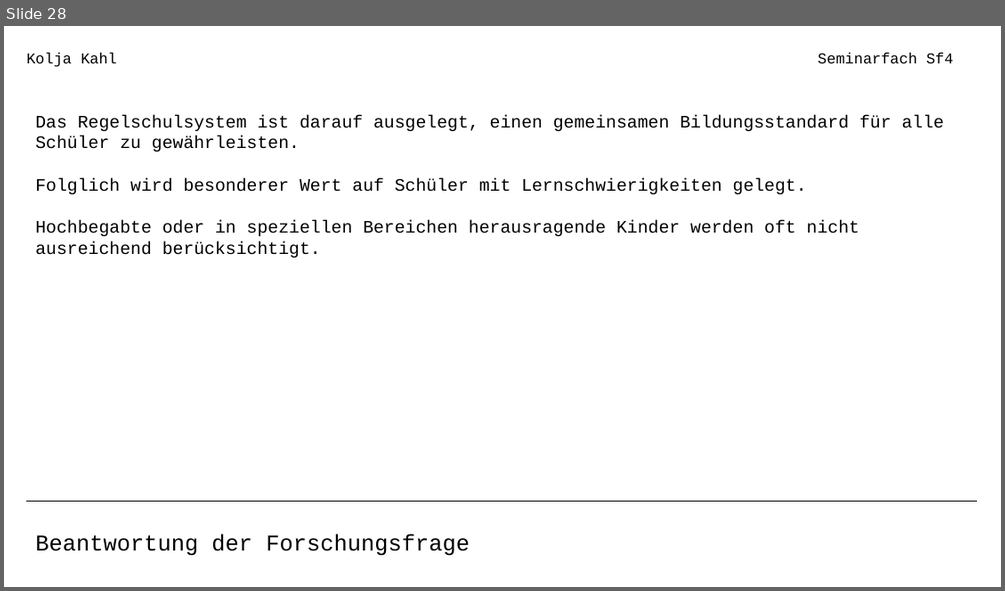
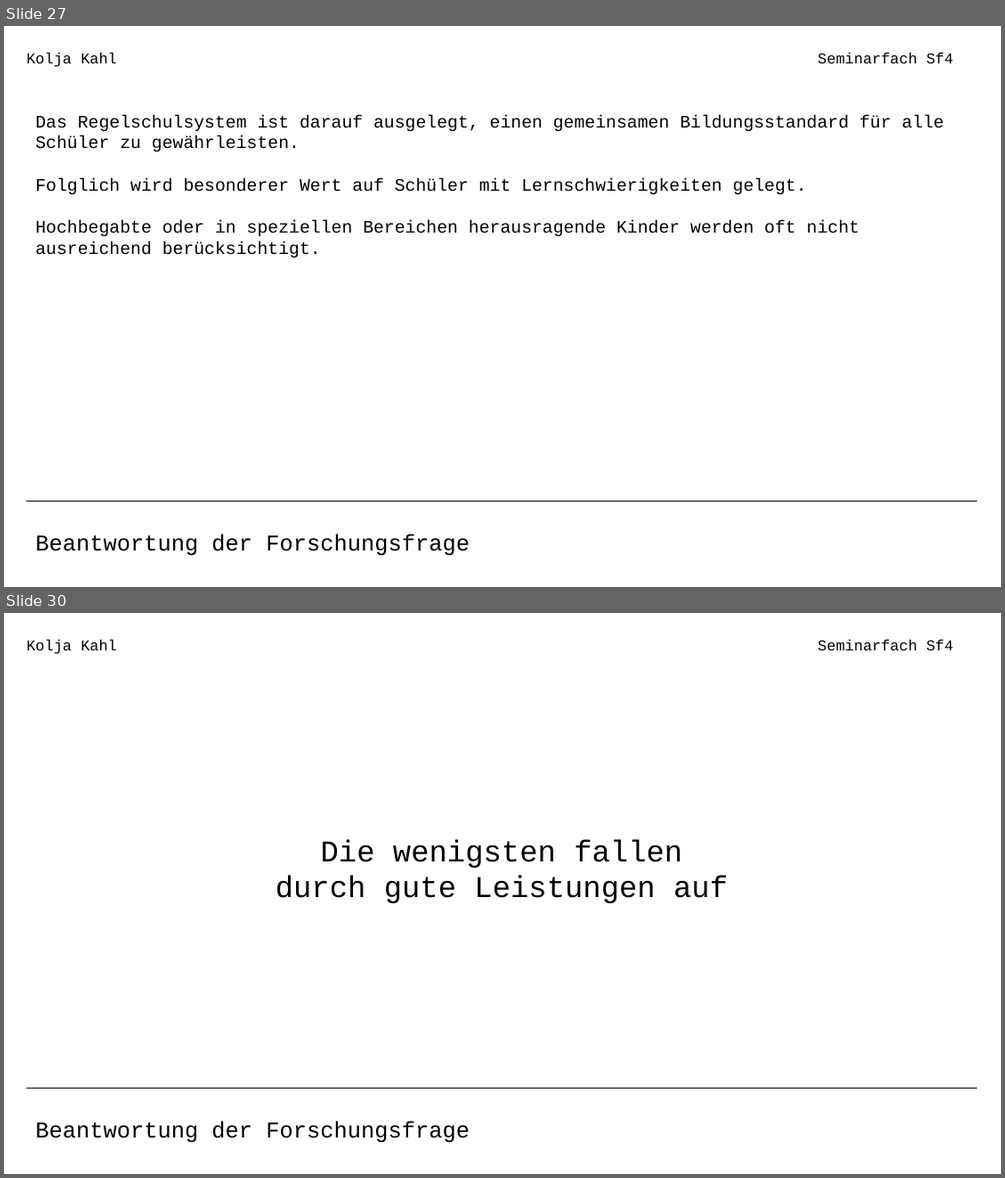
Before and after one commit to coasterkolja/obsidian-vault, a slide deck: 900 Assets/Seminarfach Präsentation.odp. Shown one above the other, each under a label of ours: slide 28 before the commit, slides 27 and 30 after it; the slides between them are not shown. The pictures are 1005x591 and 1005x1178 pixels, drawn with LibreOffice and Linux fonts; fonts in the diff are those of the drawing. Boxes give left, top, right and bottom in pixels: in the first picture for what was removed or moved away, otherwise in the second. Text is boxed around its words. In the diff, an @@ line names an element or a change of style, - is before the commit and + after.

```diff
--- a/900 Assets/Seminarfach Präsentation.odp
+++ b/900 Assets/Seminarfach Präsentation.odp
@@ slide 30 added at box(4, 613, 1001, 1174), background #FFFFFF @@
@@ text added at box(26, 639, 117, 654), 12 pt, text #000000 @@
+Kolja Kahl
@@ text added at box(817, 639, 953, 650), 12 pt, text #000000 @@
+Seminarfach Sf4
@@ text added at box(275, 839, 728, 903), 24 pt, text #000000 @@
+Die wenigsten fallen
+durch gute Leistungen auf
@@ line added from (26, 1088) to (977, 1088), #000000 0 pt @@
@@ text added at box(35, 1120, 469, 1143), 18 pt, text #000000 @@
+Beantwortung der Forschungsfrage
@@ what was slide 28 is now slide 27 @@
```
Also in this commit, not shown: 7 slides changed, 12 other slides added, 1 slide removed, 2 other files.
